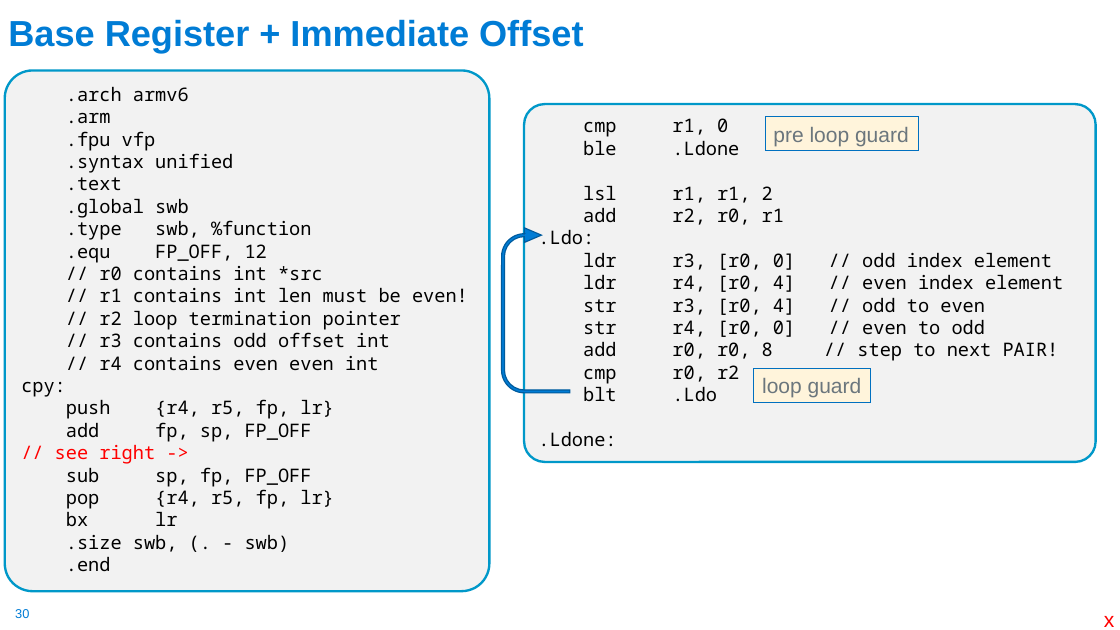
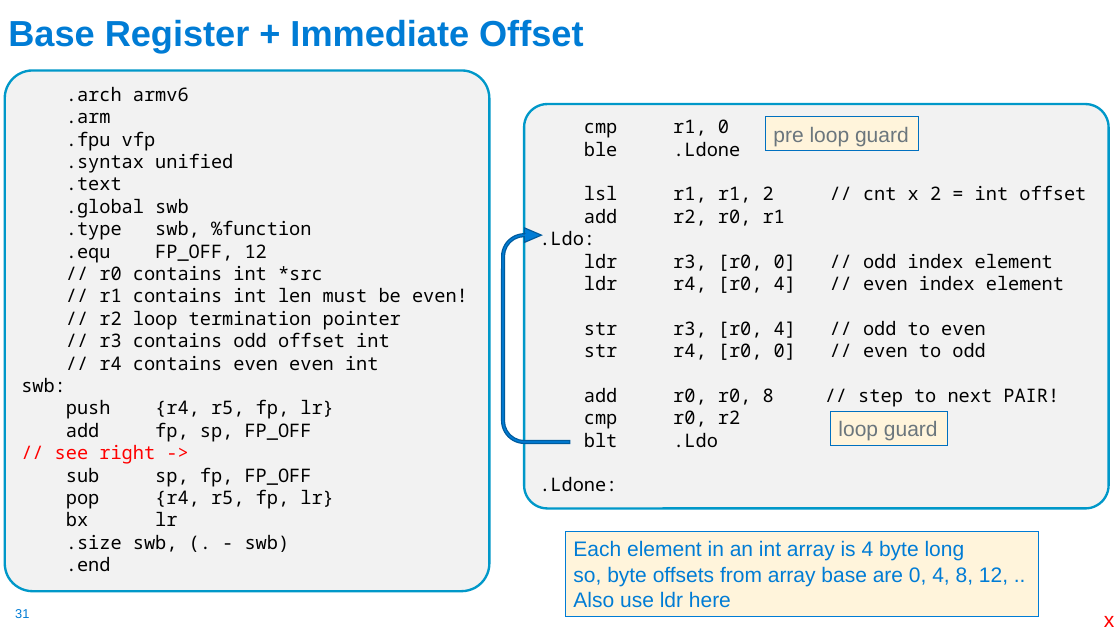
Before and after one commit to cse30-fa22/Muller_CSE30_Lecture_Slides, a slide deck: slide 31 of 08_Assm_Part3.pptx (slide 30 before the commit). Drawn at 1120x630 pixels with LibreOffice and Linux fonts; fonts in the diff are those of the drawing. Boxes give left, top, right and bottom in pixels: in the first picture for what was removed or moved away, otherwise in the second. Text is boxed around its words. In the diff, an @@ line names an element or a change of style, - is before the commit and + after.

```diff
--- a/08_Assm_Part3.pptx
+++ b/08_Assm_Part3.pptx
@@ rounded rectangle "cmp r1, 0" resized from (x1=524, y1=104, x2=1096, y2=462) to (x1=524, y1=104, x2=1109, y2=508) @@
@@ text in rounded rectangle at (x1=584, y1=185, x2=1086, y2=203): text changed @@
-lsl r1, r1, 2
+lsl r1, r1, 2 // cnt x 2 = int offset
@@ uturn arrow resized from (x1=502, y1=228, x2=570, y2=393) to (x1=502, y1=228, x2=570, y2=444) @@
@@ text in rounded rectangle at (x1=21, y1=377, x2=66, y2=392): text changed @@
-cpy:
+swb:
@@ rectangle "loop guard" moved from (x1=754, y1=369, x2=870, y2=402) to (x1=830, y1=412, x2=947, y2=445) @@
@@ rectangle added at (x1=565, y1=532, x2=1039, y2=617), fill #FFF4DB, outline #007CD5 0.75 pt, 18 pt, text #007CD5 @@
+Each element in an int array is 4 byte long
+so, byte offsets from array base are 0, 4, 8, 12, ..
+Also use ldr here
@@ page number at (x1=15, y1=609, x2=29, y2=618): text changed @@
-30
+31
```
Also in this commit, not shown: 26 other slides changed, 3 slides added, 21 slides removed, 1 other file.
